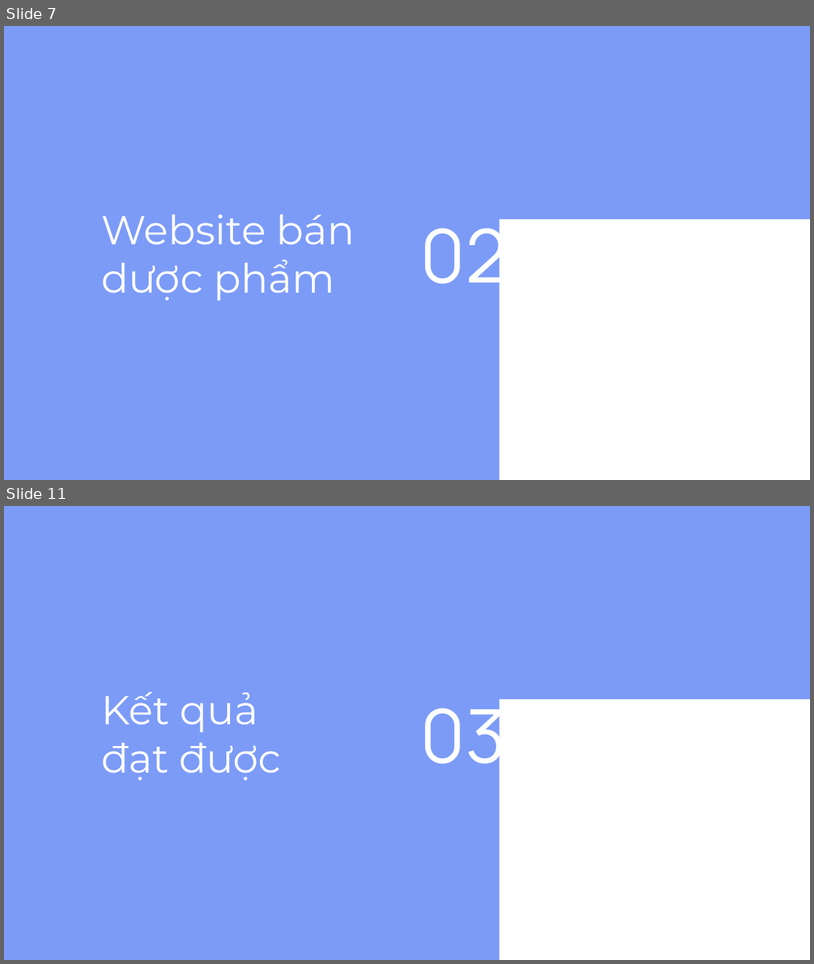
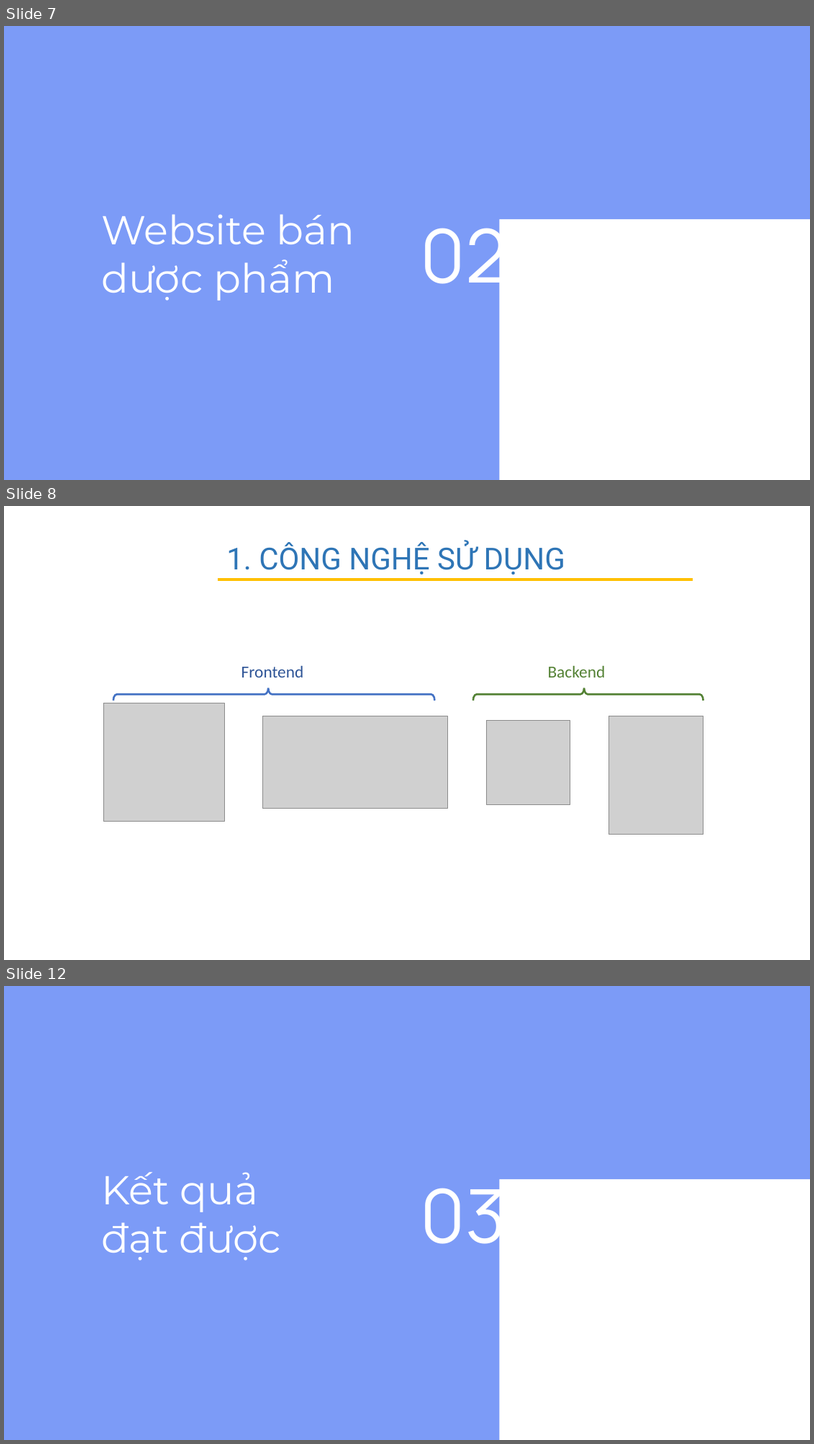
Before and after one commit to K-Tran2001/ThucTap, a slide deck: FINAL/THUCTAP-PPT-OFF.pptx. Shown one above the other, each under a label of ours: slides 7 and 11 before the commit, slides 7, 8 and 12 after it; the slides between them are not shown. The pictures are 814x964 and 814x1444 pixels, drawn with LibreOffice and Linux fonts; fonts in the diff are those of the drawing; grey boxes stand for pictures; background and template pictures are left out. Boxes give left, top, right and bottom in pixels: in the first picture for what was removed or moved away, otherwise in the second. Text is boxed around its words. In the diff, an @@ line names an element or a change of style, - is before the commit and + after.

```diff
--- a/FINAL/THUCTAP-PPT-OFF.pptx
+++ b/FINAL/THUCTAP-PPT-OFF.pptx
@@ slide 8 added at <box>4,506,810,960</box>, background #FFFFFF @@
@@ text added at <box>31,506,148,602</box>, 88 pt, text #FFFFFF @@
+02.
@@ text added at <box>226,542,566,574</box>, 36 pt, text #2E75B6 @@
+1. CÔNG NGHỆ SỬ DỤNG
@@ line added from (218, 579) to (694, 579), #FFC000 3 pt @@
@@ text added at <box>242,665,304,677</box>, 20 pt, text #2F5597 @@
+Frontend
@@ text added at <box>548,665,606,677</box>, 20 pt, text #548235 @@
+Backend
@@ left brace added at <box>113,688,435,700</box>, outline #4472C4 2.25 pt @@
@@ left brace added at <box>473,688,704,700</box>, outline #548235 2.25 pt @@
@@ picture added at <box>104,703,225,821</box> @@
@@ picture added at <box>263,716,448,808</box> @@
@@ picture added at <box>486,720,571,804</box> @@
@@ picture added at <box>609,716,704,834</box> @@
@@ what was slide 11 is now slide 12 @@
```
Also in this commit, not shown: 4 slides changed, 25 other files.
